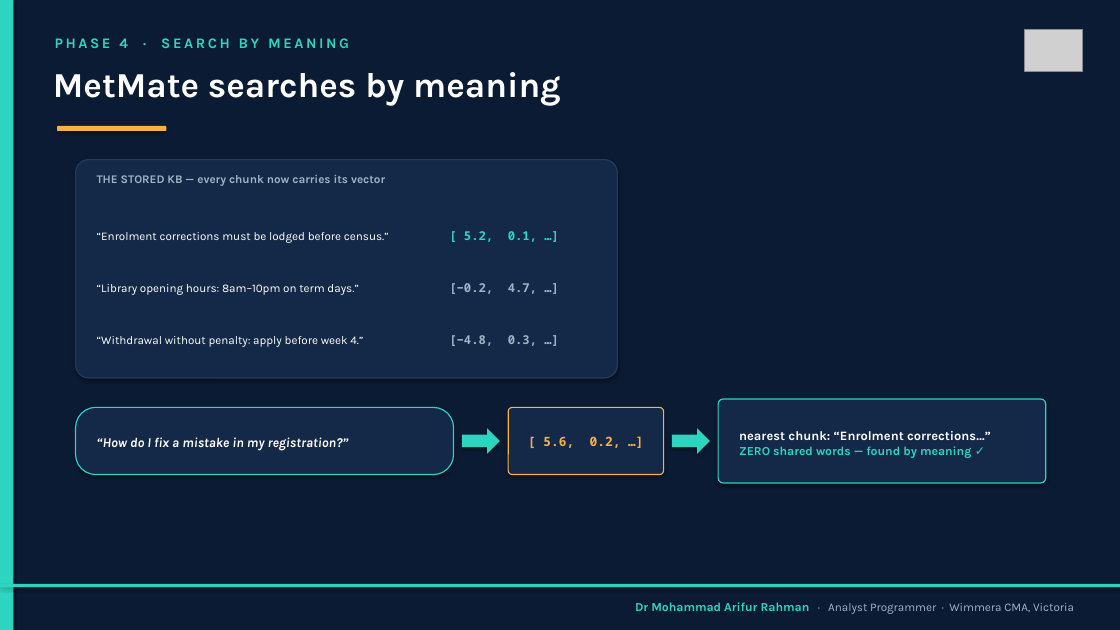
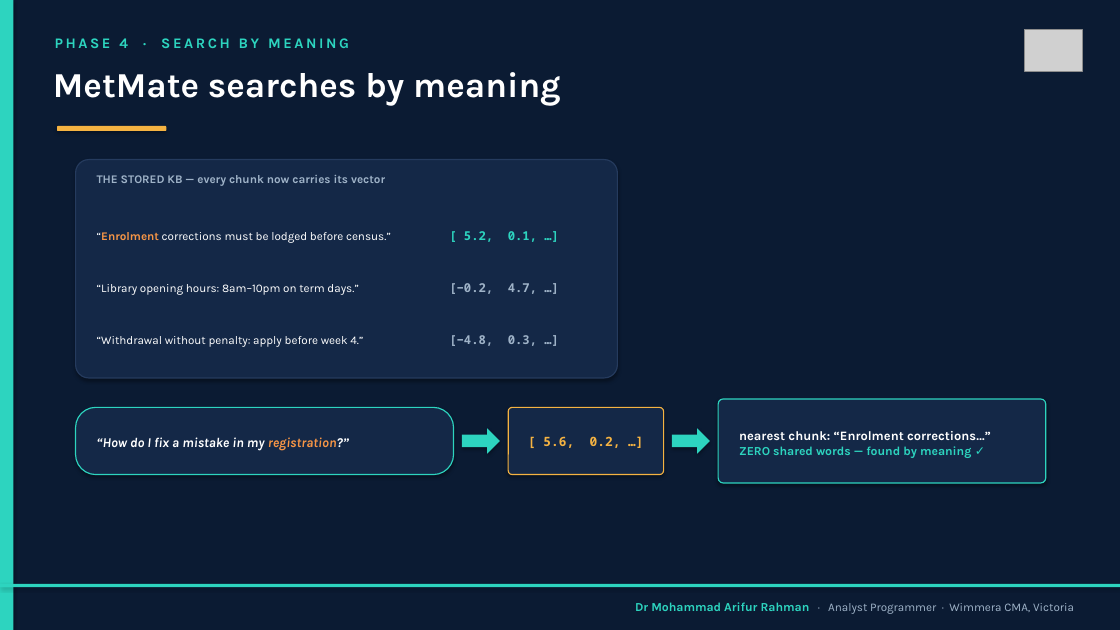
Before and after one commit to arifwcma/induction, a slide deck: slide 13 of lecture/deck.pptx (slide 14 before the commit). Drawn at 1120x630 pixels with LibreOffice and Linux fonts; fonts in the diff are those of the drawing; grey boxes stand for pictures. Boxes give left, top, right and bottom in pixels: in the first picture for what was removed or moved away, otherwise in the second. Text is boxed around its words. In the diff, an @@ line names an element or a change of style, - is before the commit and + after.

```diff
--- a/lecture/deck.pptx
+++ b/lecture/deck.pptx
@@ text "“Enrolment corrections must be lodged ..." at (97, 232, 391, 243): text colour #FFFFFF to #F79646, bold on in "“Enrolment" @@
@@ text "“How do I fix a ..." at (97, 437, 349, 451): text colour #FFFFFF to #F79646 in "registration?”" @@
```
Also in this commit, not shown: 2 other slides changed, 2 slides removed.
